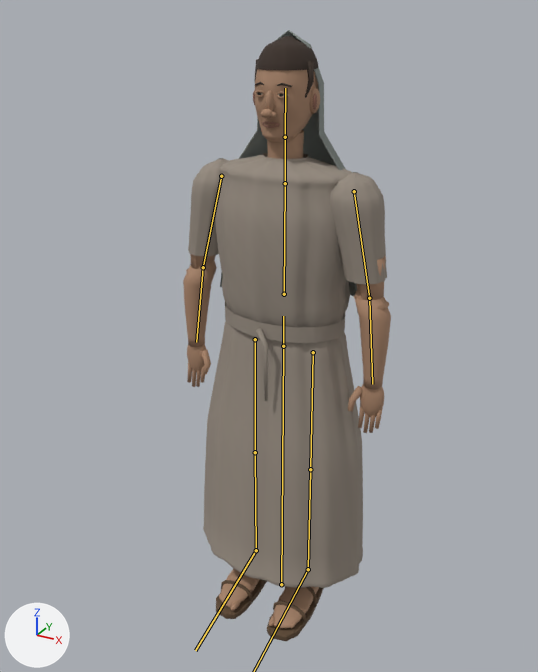
The glTF model public/models/roman-woman.glb: old version first, new version second.
One viewpoint serves both versions: a camera (50 mm lens) standing at (0.87, -1.666, 1.697) and looking at (0.001, -0.085, 0.907). Arrows for +X, +Y and +Z are at lower left; the lights stay in place. The older version comes first. The bones that change, and the others that lie on the model, are drawn over the model as lines.

Objects in the first picture: 'hair-surface.003', 'iris-surface.003', 'leather-surface.003', 'lip-surface.003', 'roman-shawl-cloth-surface', 'roman-woman-cloth-surface', 'skin-surface.003'.
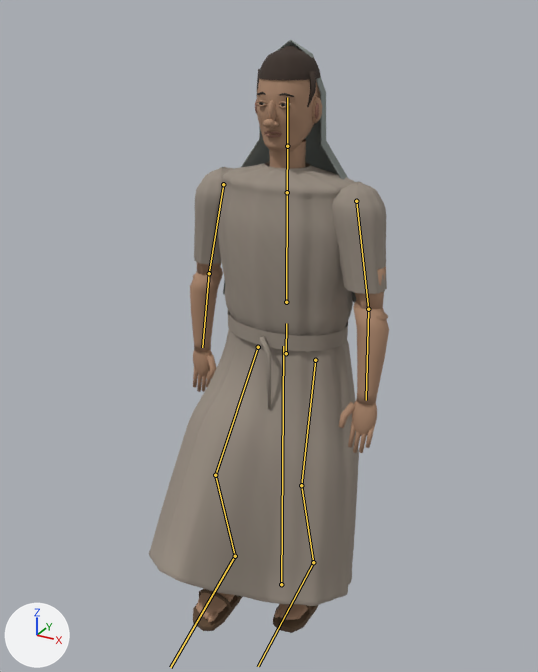
The newer file adds an action. The first version stands in its rest pose; the second is drawn at frame 7 of the action 'StartWalk'.

Boxes [x1, y1, x2, y2] around the edits, measured in the pictures (538 x 672 px):
'roman-woman-cloth-surface', posed (20% wider)
    before: [188, 152, 387, 588]
    after: [149, 161, 387, 606]
'skin-surface.003', posed
    before: [183, 69, 391, 628]
    after: [190, 79, 389, 622]
'roman-shawl-cloth-surface', posed (7% shorter)
    before: [220, 30, 358, 313]
    after: [223, 40, 356, 303]
'hair-surface.003', posed
    before: [255, 36, 319, 98]
    after: [257, 46, 321, 107]
'leather-surface.003', posed
    before: [216, 579, 324, 641]
    after: [193, 589, 318, 633]
'lip-surface.003', posed
    before: [253, 90, 317, 128]
    after: [255, 99, 319, 138]
bone 'hips', root to tip
    before: (283, 346) to (283, 316)
    after: (286, 353) to (286, 323)
bone 'armL', root to tip
    before: (221, 176) to (203, 267)
    after: (223, 184) to (209, 273)
bone 'forearmL', root to tip
    before: (203, 267) to (196, 342)
    after: (209, 273) to (202, 347)
bone 'armR', root to tip
    before: (354, 191) to (369, 298)
    after: (356, 201) to (368, 309)
bone 'forearmR', root to tip
    before: (369, 298) to (372, 384)
    after: (368, 309) to (366, 400)
bone 'thighL', root to tip
    before: (255, 339) to (255, 452)
    after: (258, 347) to (215, 475)
bone 'shinL', root to tip
    before: (255, 452) to (256, 550)
    after: (215, 475) to (235, 556)
bone 'footL', root to tip
    before: (256, 550) to (195, 650)
    after: (235, 556) to (170, 667)
bone 'thighR', root to tip
    before: (313, 352) to (310, 469)
    after: (315, 360) to (301, 485)
bone 'shinR', root to tip
    before: (310, 469) to (308, 569)
    after: (301, 485) to (313, 562)

The change in detail:
Bone 'hips' (bone_hips) moves from (0.0, 0.0, 0.0) to (0.009, -0.02, 0.0).
Bone 'armL' (bone_arml) turns from (0, 0, 0) to (4, -1, -1) degrees about its own x, y and z.
Bone 'forearmL' (bone_forearml) turns from (0, 0, 0) to (-5, 1, 1) degrees about its own x, y and z.
Bone 'armR' (bone_armr) turns from (0, 0, 0) to (-5, -1, -1) degrees about its own x, y and z.
Bone 'forearmR' (bone_forearmr) turns from (0, 0, 0) to (-5, -1, -1) degrees about its own x, y and z.
Bone 'thighL' (bone_thighl) turns from (0, 0, 0) to (-38, 1, 1) degrees about its own x, y and z.
Bone 'shinL' (bone_shinl) turns from (0, 0, 0) to (53, 0, 0) degrees about its own x, y and z.
Bone 'footL' (bone_footl) turns from (0, 0, 0) to (-12, 1, 0) degrees about its own x, y and z.
Bone 'thighR' (bone_thighr) turns from (0, 0, 0) to (-11, 0, 1) degrees about its own x, y and z.
Bone 'shinR' (bone_shinr) turns from (0, 0, 0) to (26, 0, 0) degrees about its own x, y and z.
Bone 'footR' (bone_footr) turns from (0, 0, 0) to (-16, 0, 0) degrees about its own x, y and z.
